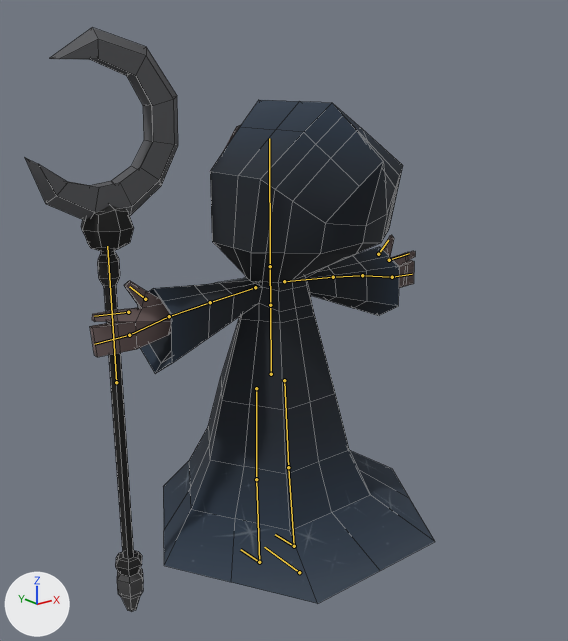
The Blender file actors/characters/player/mesh/reaper.blend: old version first, new version second.
Both versions are drawn from a 50 mm camera at (-1.88, -2.49, 2.06) aimed at (-0.03, -0.17, 1.13). Lighting does not change. The marker at lower left points along +X, +Y and +Z. The bones that bend it are drawn over the model as lines. Mesh edges are drawn as thin lines.

Objects in the first picture: 'body', 'cloak', 'staff'.
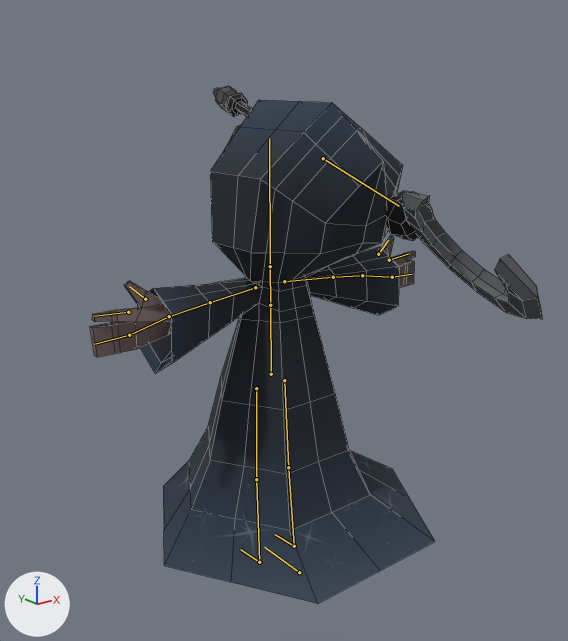
The newer file adds an action. The first version stands in its rest pose; the second is drawn at frame 6 of the action 'LadderExit2321321'.

Changed parts and their boxes (x1, y1, x2, y2) in the pictures (568 x 641 px):
'staff', posed (114% wider, 60% shorter)
    before: (25, 28, 178, 612)
    after: (213, 86, 542, 319)
bone 'staff', root to tip
    before: (116, 382) to (107, 246)
    after: (323, 158) to (399, 206)

The change in detail:
Bone 'staff' (bone_staff) moves from (0.0, 0.0, 0.0) to (0.986, 0.731, -0.067).
Bone 'staff' (bone_staff) turns from (0, 0, 0) to (103, 9, -44) degrees about its own x, y and z.
